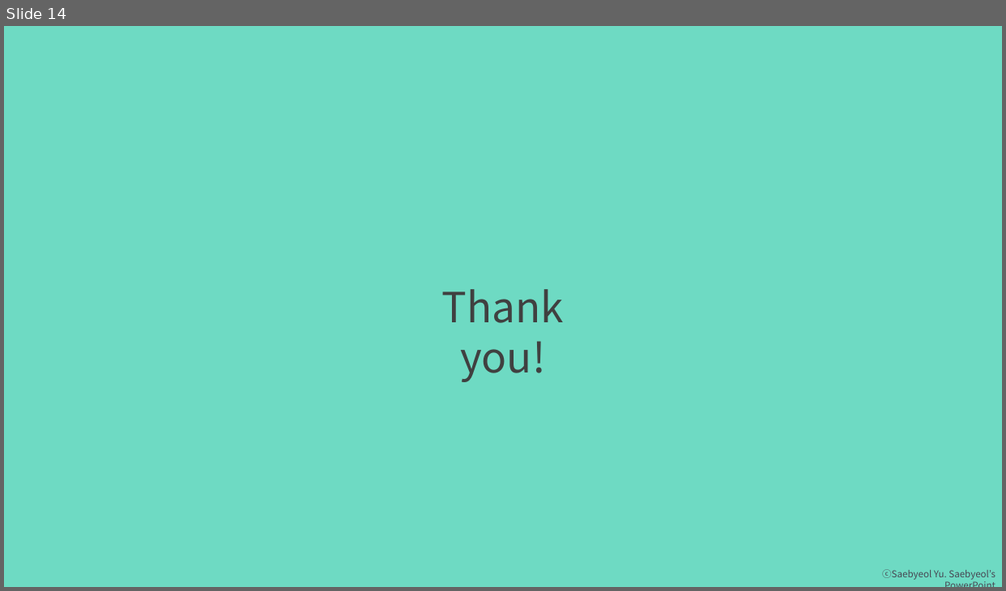
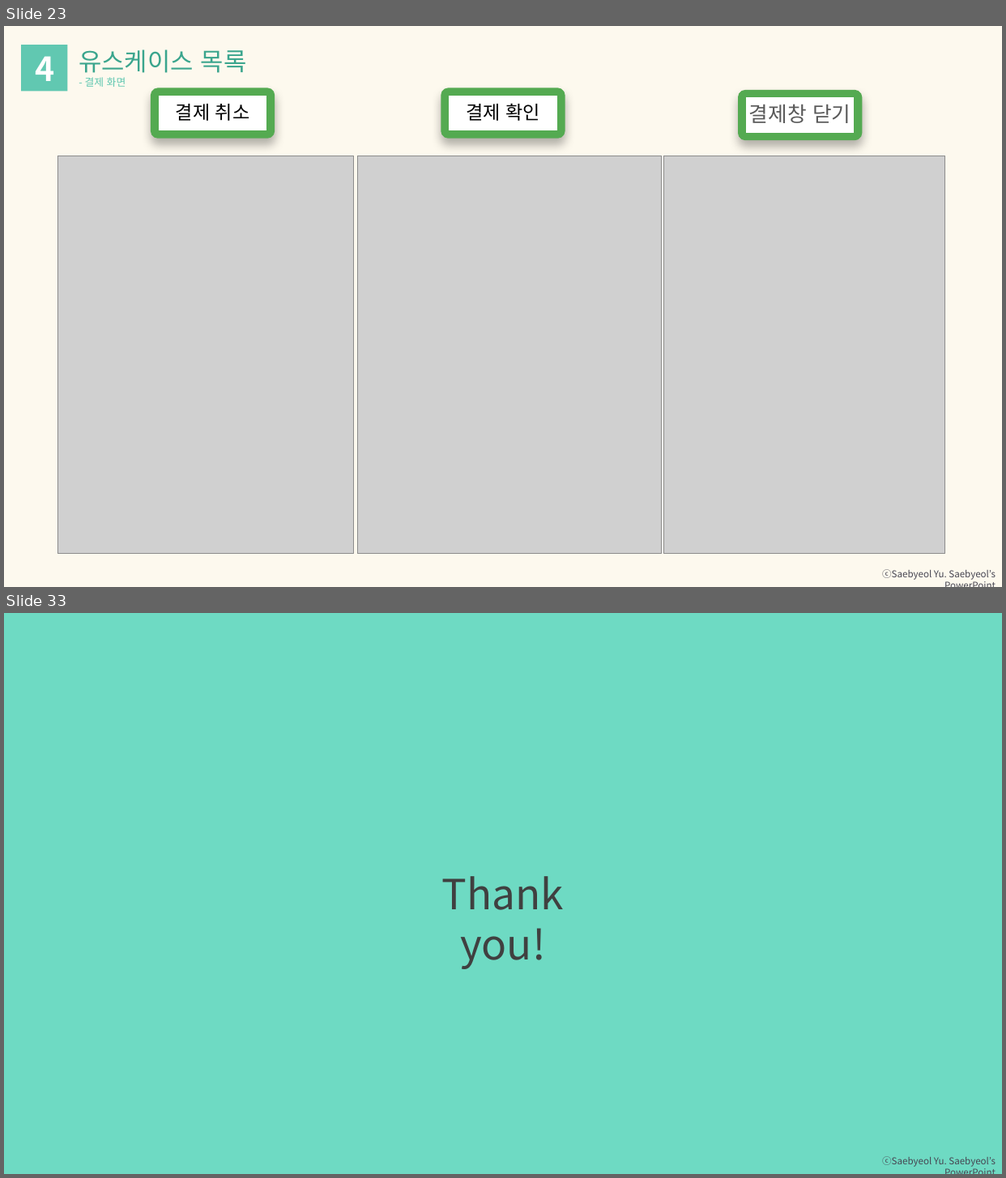
Before and after one commit to hyunmin0317/SoftwareEngineering_Project, a slide deck: 과제/프로젝트 중간보고.pptx. Shown one above the other, each under a label of ours: slide 14 before the commit, slides 23 and 33 after it; the slides between them are not shown. The pictures are 1006x591 and 1006x1178 pixels, drawn with LibreOffice and Linux fonts; fonts in the diff are those of the drawing; grey boxes stand for pictures. Boxes give left, top, right and bottom in pixels: in the first picture for what was removed or moved away, otherwise in the second. Text is boxed around its words. In the diff, an @@ line names an element or a change of style, - is before the commit and + after.

```diff
--- a/과제/프로젝트 중간보고.pptx
+++ b/과제/프로젝트 중간보고.pptx
@@ slide 23 added at <box>4,26,1002,587</box>, background #FDF9EE; not listed: 1 template element that a slide beside it also shows @@
@@ rectangle added at <box>21,45,68,91</box>, fill #61C8B1 @@
@@ text added at <box>79,49,247,78</box>, 24 pt, text #3AA58D @@
+유스케이스 목록
@@ text added at <box>36,56,55,81</box>, 32 pt, text #FFFFFF, bold @@
+4
@@ text added at <box>85,77,126,87</box>, 10 pt, text #61C8B1 @@
+- 결제 화면
@@ rounded rectangle added at <box>154,91,271,135</box>, fill #FFFFFF, outline #54AA51 6 pt @@
@@ rectangle added at <box>155,92,270,135</box>, fill #FFFFFF, outline #54AA51 6 pt, 18 pt, text #000000 @@
+결제 취소
@@ rounded rectangle added at <box>444,91,562,135</box>, fill #FFFFFF, outline #54AA51 6 pt @@
@@ rectangle added at <box>445,92,560,135</box>, fill #FFFFFF, outline #54AA51 6 pt, 18 pt, text #000000 @@
+결제 확인
@@ rounded rectangle added at <box>741,93,859,138</box>, fill #FFFFFF, outline #54AA51 6 pt @@
@@ rectangle added at <box>743,94,858,136</box>, fill #FFFFFF, outline #54AA51 6 pt, 20 pt, text #595959 @@
+결제창 닫기
@@ picture added at <box>58,156,354,553</box> @@
@@ picture added at <box>358,156,662,553</box> @@
@@ picture added at <box>663,156,945,553</box> @@
@@ what was slide 14 is now slide 33 @@
```
Also in this commit, not shown: 7 slides changed, 18 other slides added.
